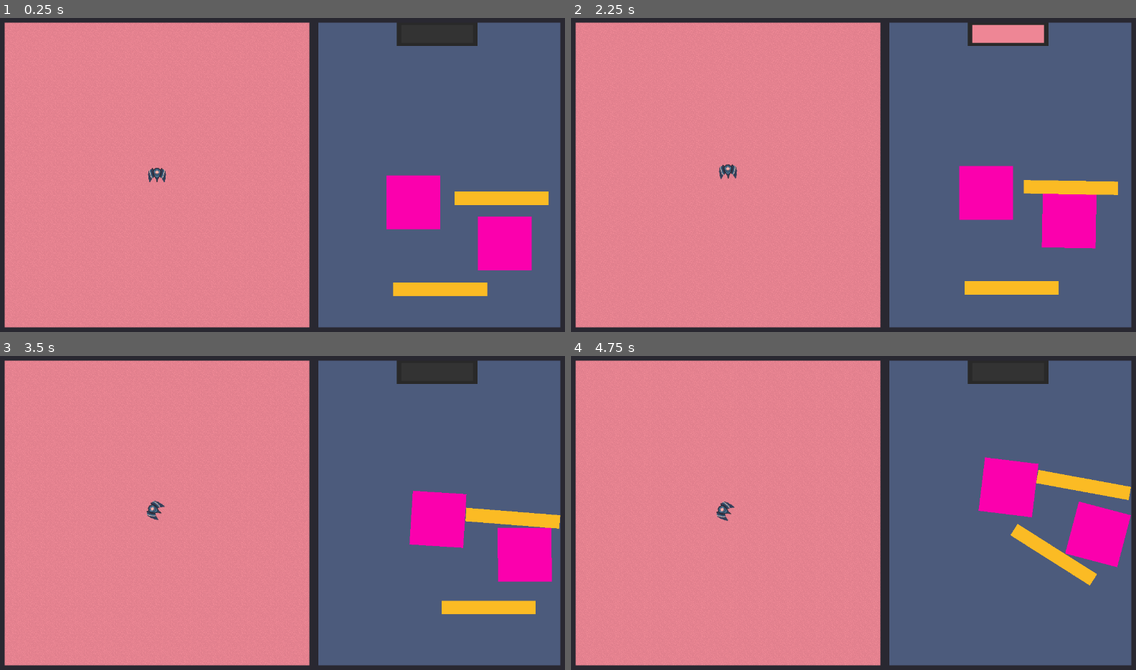
Above: before the commit, frames 1-4 (two rows, left to right).
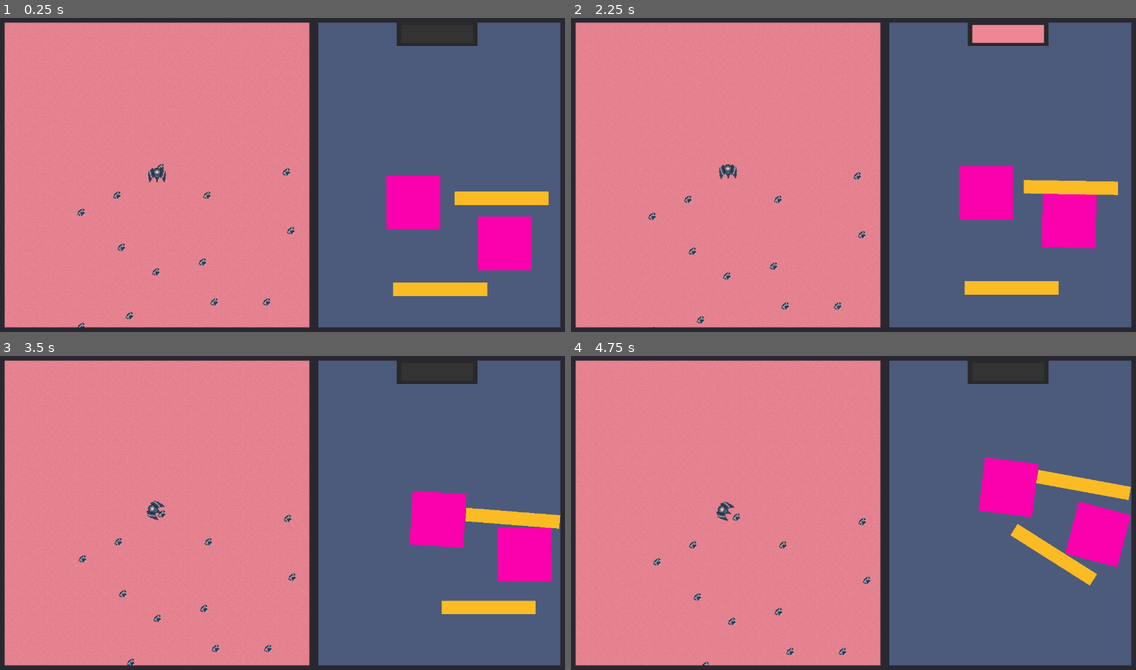
Above: after the commit, the same moments.

Repository: AstralStew/ProjectThornbury
Game: Godot game, scene res://Scenes/level.tscn
The game is run twice, just before and just after one commit, with the same random seed, the same clock (stepped at 60 frames per second) and the same inputs.
Inputs (mouse positions are in pixels of both pictures, inside the frame that each line leads up to):
- Up to frame 1 (0.25 s): no input
- Up to frame 2 (2.25 s): drag from (1073, 244) to (1006, 33) at 0.52 s; drag from (983, 203) to (1006, 33) at 1.27 s; move the mouse to (1068, 190) at 2.02 s; hold A (MoveLeft) from 2.03 s (still down); hold Space (OpenChute) from 2.03 s (still down); click (1068, 190) at 2.17 s
- Up to frame 3 (3.5 s): release A (MoveLeft) at 2.75 s; release Space (OpenChute) at 2.75 s; drag from (457, 626) to (440, 513) at 2.77 s
- Up to frame 4 (4.75 s): move the mouse to (768, 431) at 3.52 s; hold S (MoveDown) 3.53-4.25 s; hold Space (OpenChute) 3.53-4.25 s; drag from (977, 497) to (768, 431) at 4.27 s

The runs differ from the first frame. In frame 1, 0.3% of the frame differs, in the area x 13-53%, y 46-99%; in frame 2, 0.3%; in frame 3, 0.3%; in frame 4, 0.3%.

Commit message:
Level resized slightly

Diff:
--- a/Scenes/OutsidePrefabs/level_1.tscn
+++ b/Scenes/OutsidePrefabs/level_1.tscn
@@ -149,7 +149,7 @@
 [node name="Collectables" type="Node2D" parent="." unique_id=9974128]
 
 [node name="CollectableCloud" type="Node2D" parent="Collectables" unique_id=622519073]
-position = Vector2(627, 1233)
+position = Vector2(425, 785)
 
 [node name="CollectableA" parent="Collectables/CollectableCloud" unique_id=1843489661 instance=ExtResource("1_tmlh5")]
 texture_filter = 1
@@ -299,7 +299,7 @@
 position = Vector2(-86, -244)
 
 [node name="CollectableCloud2" type="Node2D" parent="Collectables" unique_id=1246567609]
-position = Vector2(808, -1028)
+position = Vector2(554, -788)
 
 [node name="CollectableA" parent="Collectables/CollectableCloud2" unique_id=1363189793 instance=ExtResource("1_tmlh5")]
 texture_filter = 1
@@ -374,7 +374,7 @@
 position = Vector2(-86, -244)
 
 [node name="CollectableCloud3" type="Node2D" parent="Collectables" unique_id=371337259]
-position = Vector2(-782, -834)
+position = Vector2(-495, -565)
 
 [node name="CollectableA" parent="Collectables/CollectableCloud3" unique_id=1872265351 instance=ExtResource("1_tmlh5")]
 texture_filter = 1
@@ -449,7 +449,7 @@
 position = Vector2(-86, -244)
 
 [node name="CollectableCloud4" type="Node2D" parent="Collectables" unique_id=1067136793]
-position = Vector2(-868, 584)
+position = Vector2(-584, 372)
 
 [node name="CollectableA" parent="Collectables/CollectableCloud4" unique_id=1114914014 instance=ExtResource("1_tmlh5")]
 texture_filter = 1
@@ -534,14 +534,14 @@
 
 [node name="Building3" type="Sprite2D" parent="." unique_id=857632545]
 texture_filter = 1
-position = Vector2(-17, -941)
+position = Vector2(-24, -687)
 texture = ExtResource("2_vx186")
 
 [node name="Building4" type="Sprite2D" parent="." unique_id=749652249]
-position = Vector2(798, -573)
+position = Vector2(641, -430)
 texture = ExtResource("2_vx186")
 
 [node name="Building5" type="Sprite2D" parent="." unique_id=1858462902]
 texture_filter = 1
-position = Vector2(-112, 896)
+position = Vector2(-112, 613)
 texture = ExtResource("2_vx186")
